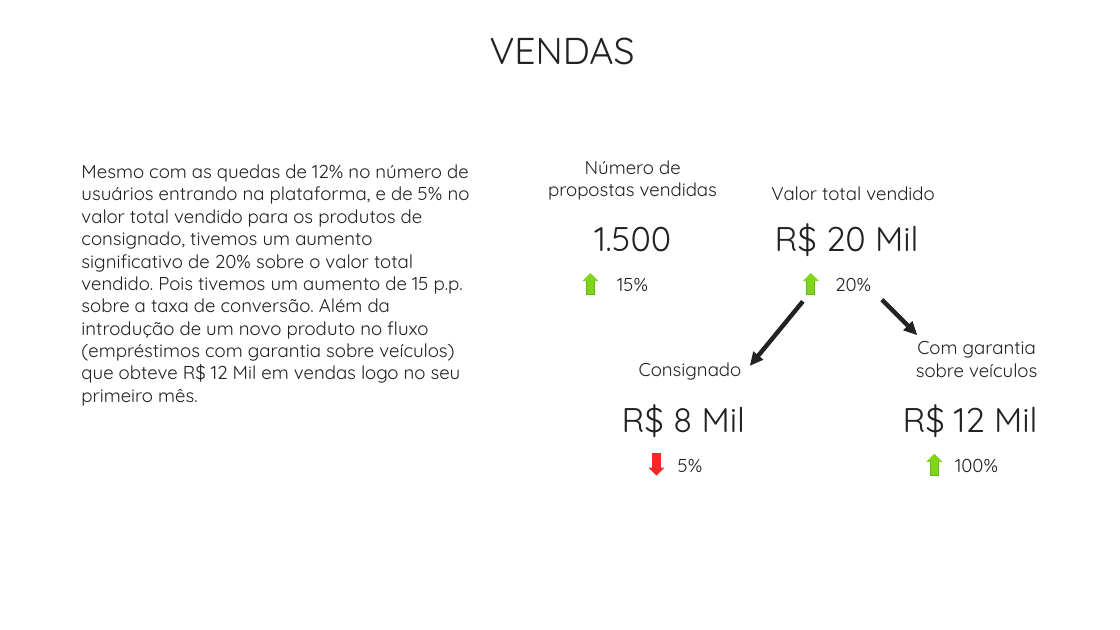
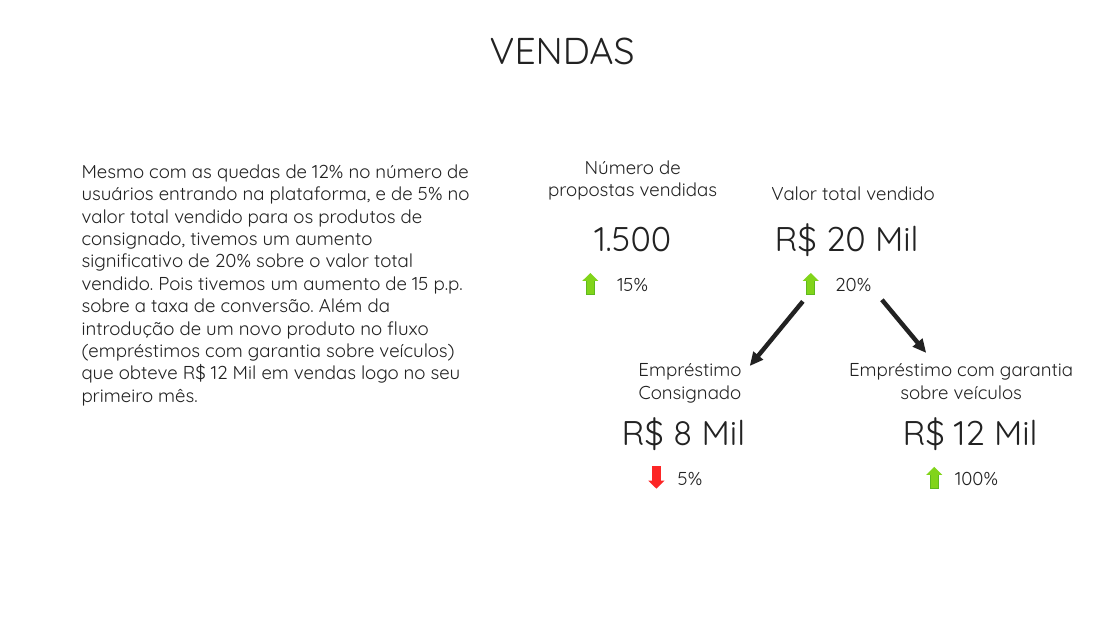
Before and after one commit to pedropark99/Personal-website, a slide deck: slide 4 of posts/2023/2023-01-20-storytelling/report-exemplo.pptx. Drawn at 1120x630 pixels with LibreOffice and Linux fonts; fonts in the diff are those of the drawing. Boxes give left, top, right and bottom in pixels: in the first picture for what was removed or moved away, otherwise in the second. Text is boxed around its words. In the diff, an @@ line names an element or a change of style, - is before the commit and + after.

```diff
--- a/posts/2023/2023-01-20-storytelling/report-exemplo.pptx
+++ b/posts/2023/2023-01-20-storytelling/report-exemplo.pptx
@@ arrow moved from (881, 300) - (917, 335) to (881, 300) - (926, 353) @@
@@ text "Empréstimo com garantia": place and size @@
-text "Empréstimo com garantia" at <box>916,340,1037,377</box>
+text "Empréstimo com garantia" at <box>849,363,1073,399</box>
@@ text at <box>638,363,742,403</box>: text changed @@
-Consignado
+Empréstimo Consignado
@@ text at <box>849,363,1073,380</box>: text changed @@
-Com garantia
+Empréstimo com garantia
@@ 2 rectangles, 1 freeform shape: place and size @@
-2 rectangles, 1 freeform shape at <box>653,454,942,475</box>
+2 rectangles, 1 freeform shape at <box>653,467,942,488</box>
@@ 4 texts, 1 freeform shape: place and size @@
-4 texts, 1 freeform shape at <box>622,404,1037,476</box>
+4 texts, 1 freeform shape at <box>622,417,1037,488</box>
```
Also in this commit, not shown: 1 other slide changed, 12 other files.
